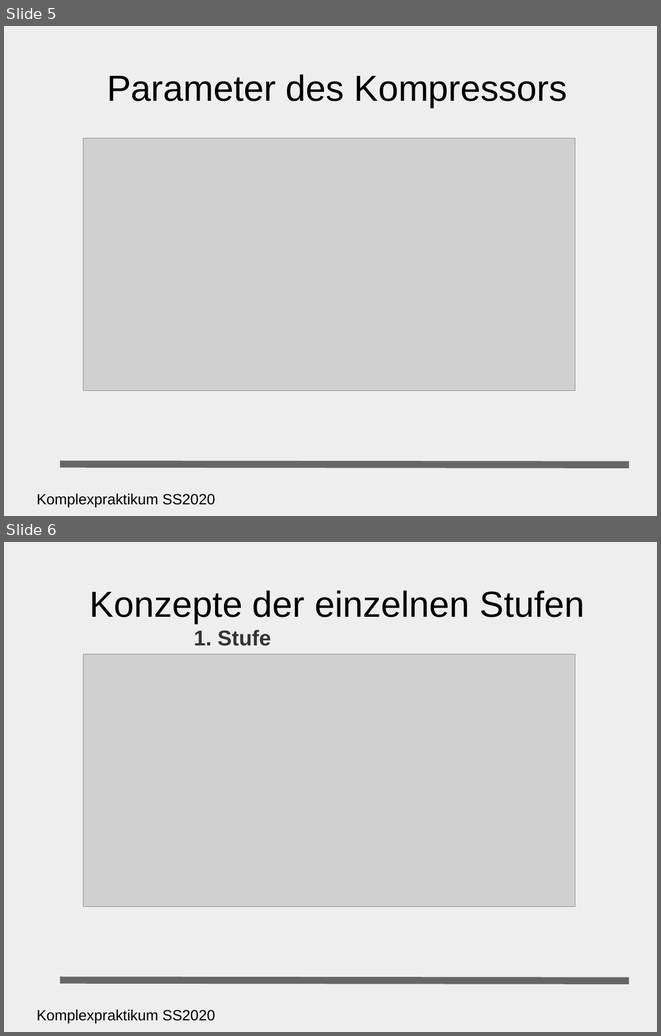
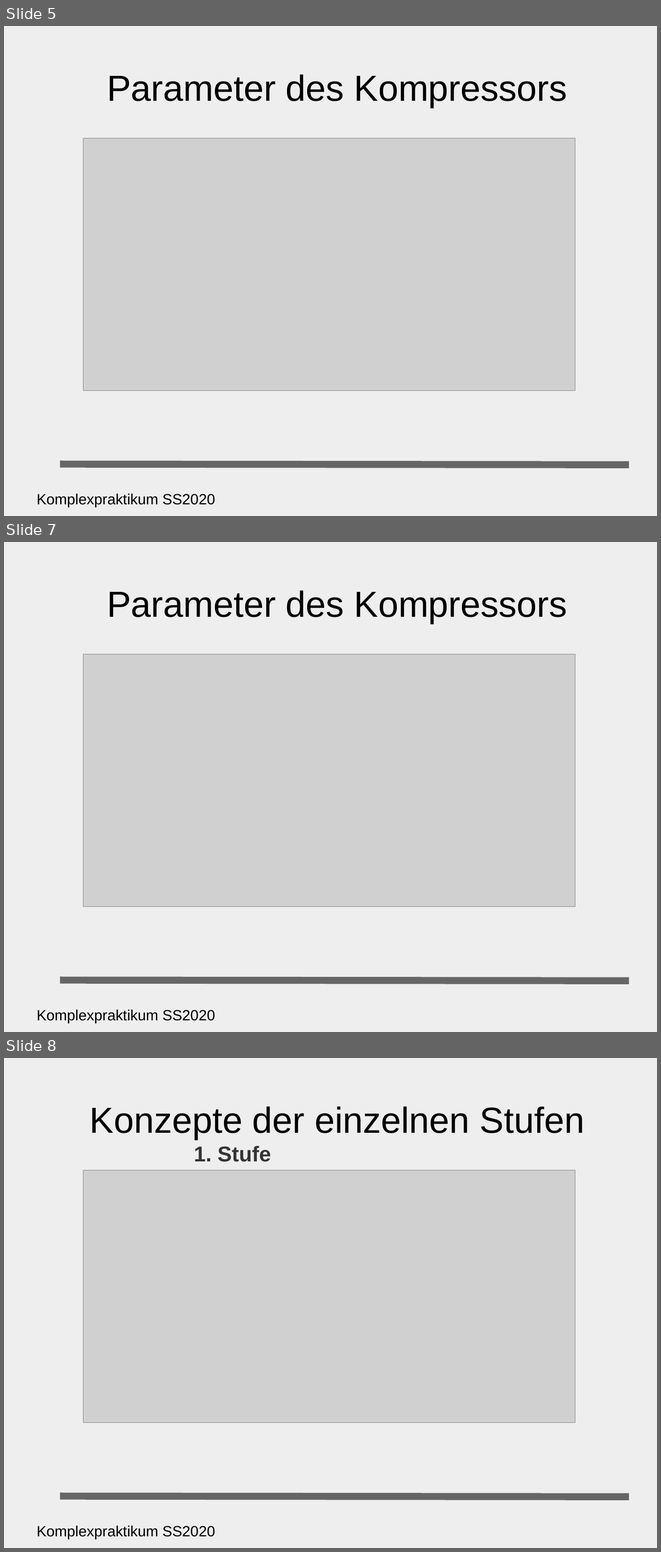
Before and after one commit to cornzz/ckpa-compressor, a slide deck: präsentation.odp. Shown one above the other, each under a label of ours: slides 5 and 6 before the commit, slides 5, 7 and 8 after it; the slides between them are not shown. The pictures are 661x1036 and 661x1552 pixels, drawn with LibreOffice and Linux fonts; fonts in the diff are those of the drawing; grey boxes stand for pictures. Boxes give left, top, right and bottom in pixels: in the first picture for what was removed or moved away, otherwise in the second. Text is boxed around its words. In the diff, an @@ line names an element or a change of style, - is before the commit and + after.

```diff
--- a/präsentation.odp
+++ b/präsentation.odp
@@ slide 7 added at box(4, 542, 657, 1032), background #EEEEEE @@
@@ title added at box(107, 590, 567, 623), 44 pt, text #000000 @@
+Parameter des Kompressors
@@ picture added at box(84, 654, 575, 907) @@
@@ line added from (60, 980) to (629, 980), #666666 8.5 pt @@
@@ text added at box(37, 1009, 215, 1023), 18 pt, text #000000 @@
+Komplexpraktikum SS2020
@@ what was slide 6 is now slide 8 @@
```
Also in this commit, not shown: 1 slide changed, 1 other slide added.
